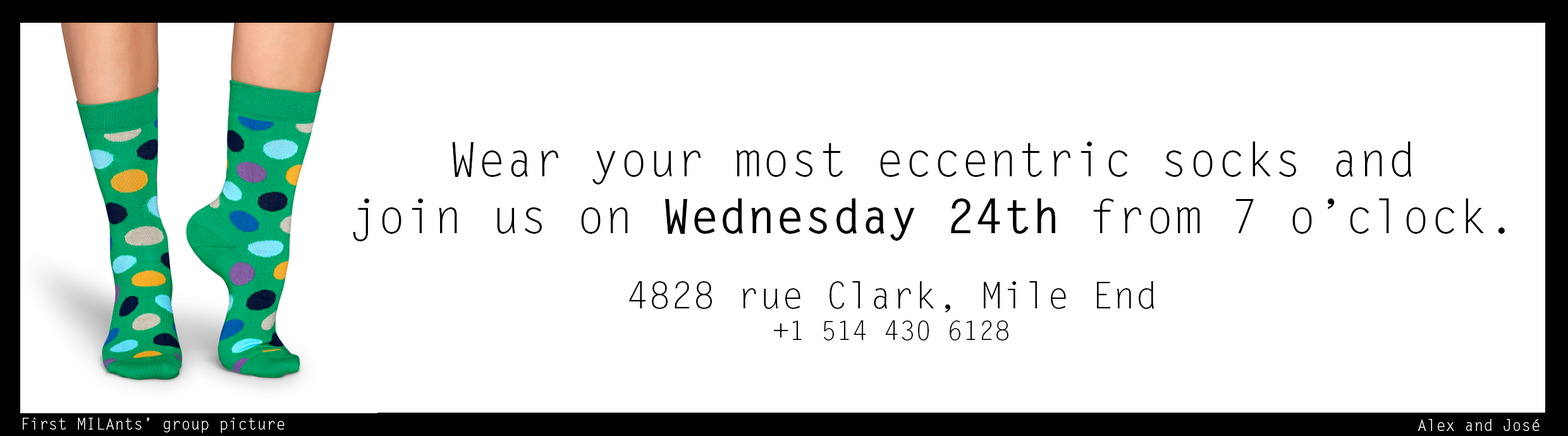
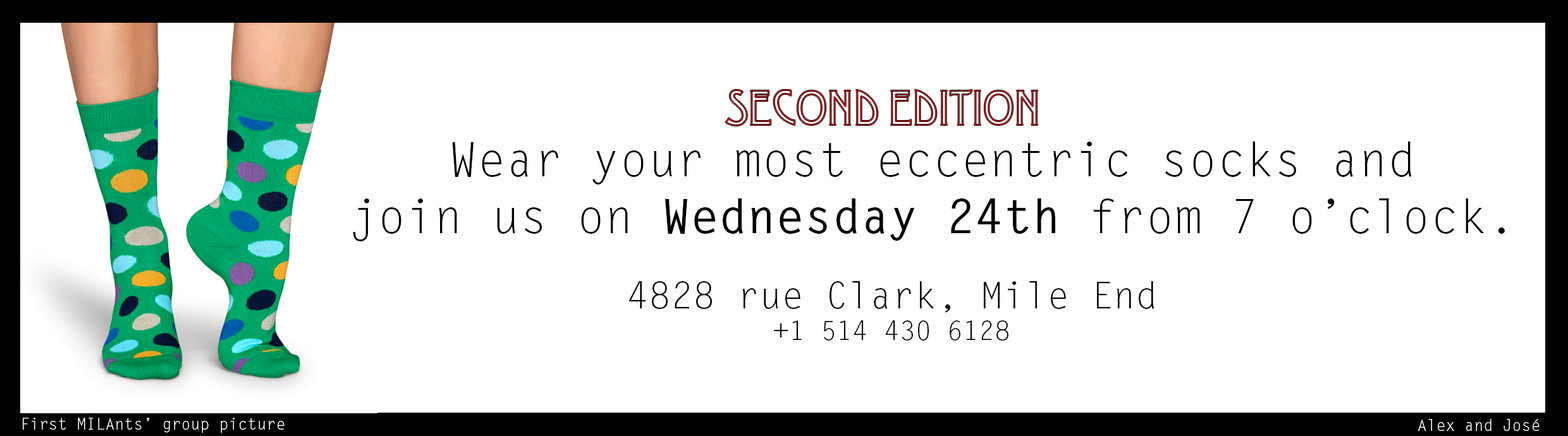
Layer changes from the first (1568, 436) image to the second:
added layer "SECOND EDITION" above "First MILAnts’ group picture" over [725,89,1039,126]
